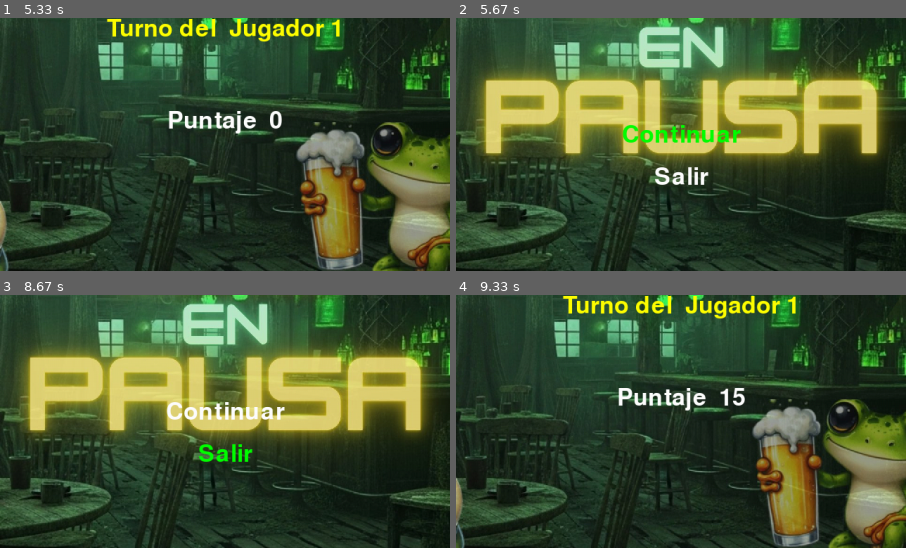
Above: before the commit, frames 1-4 (two rows, left to right).
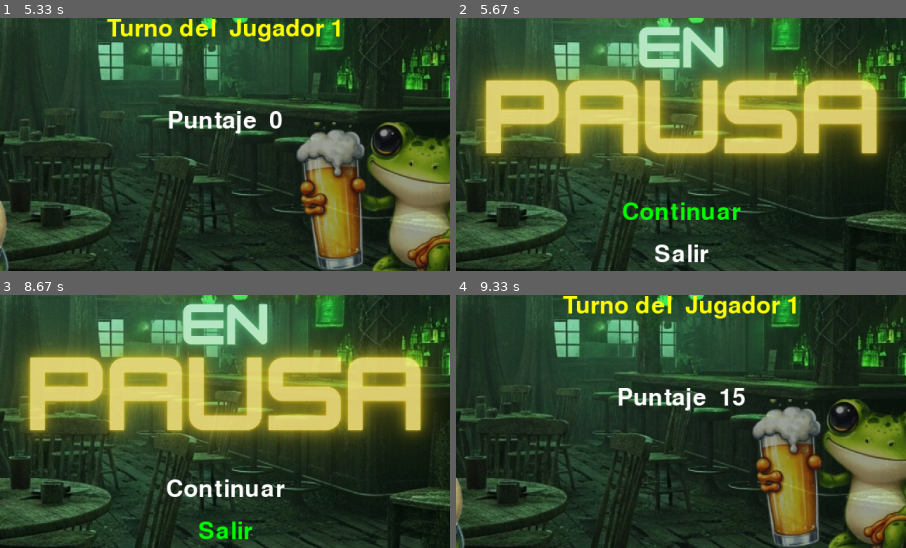
Above: after the commit, the same moments.

Repository: Carclox/bolirana
Game: pygame game, started from game/game.py
The game is run twice, just before and just after one commit, with the same random seed, the same clock (stepped at 60 frames per second) and the same inputs.
Inputs:
- Up to frame 1 (5.33 s): tap Enter at 0.33, 0.67, 5.13 s; tap Up at 1, 1.4, 1.7, 1.9, 2.2, 2.4, 2.7, 2.97, 3.3, 3.6, 3.73, 4.13, 4.43 s
- Up to frame 2 (5.67 s): tap Enter at 5.53 s
- Up to frame 3 (8.67 s): tap Enter at 5.83, 7.35, 7.57, 7.78, 8.58 s; tap Up at 6.12, 7.45 s; tap Down at 6.62 s; tap 8 at 8.2 s
- Up to frame 4 (9.33 s): tap Up at 8.68 s; tap Enter at 8.8 s; tap Down at 9.12 s
The pictures show only the part of the screen within x 25-75%, y 23-73%; the shares and areas given below are measured in that part.

Frame 1 is identical in both runs. In frame 2, 2.7% of the frame differs, in the area x 36-64%, y 42-97%; in frame 3, 2.7%; in frame 4, nothing differs.

Commit message:
correccion de bugs en sleep

Diff:
--- a/game/game.py
+++ b/game/game.py
@@ -75,8 +75,9 @@
             self.fonts['small'] = pygame.font.Font(os.path.join('assets', 'fonts', 'electromagnetic.otf'), 36) # arcade.ttf para texto pequeño
         except Exception as e:
             print(f"Error cargando fuentes: {e}")
-            # Puedes considerar cargar una fuente por defecto si falla
-            # self.fonts['large'] = pygame.font.Font(None, 74)
+            self.fonts['large'] = pygame.font.Font(None, 74)
+            self.fonts['medium'] = pygame.font.Font(None, 50)
+            self.fonts['small'] = pygame.font.Font(None, 36)
 
     def _load_sounds(self):
         try:
@@ -475,7 +476,7 @@
 
         #DrawingUtils.draw_text(screen, "PAUSA", self.game.resources.fonts['large'], Config.YELLOW, Config.SCREEN_WIDTH // 2, Config.SCREEN_HEIGHT // 4)
 
-        y_start = Config.SCREEN_HEIGHT // 2 - 30
+        y_start = Config.SCREEN_HEIGHT // 2 + 80
         for i, option in enumerate(self.options):
             color = Config.GREEN if self.selection_index == i else Config.WHITE
             DrawingUtils.draw_text(screen, option, self.game.resources.fonts['medium'], color, Config.SCREEN_WIDTH // 2, y_start + i * 60)
@@ -651,40 +652,38 @@
                     running = False
 
                 if event.type == pygame.KEYDOWN:
+                    key_name = None
                     if event.key in Config.KEY_MAPPING:
                         key_name = Config.KEY_MAPPING[event.key]
 
-                        # Lógica para el sonido de pulsación de tecla
-                        # Se reproduce si el sistema está despierto y no es una tecla de control de sistema
-                        # Y el sonido existe en los recursos.
-                        if self.is_system_awake and key_name not in ["SLEEP", "WAKEUP"] and self.resources.get_sound('button'):
+                    # 1. Manejo de la tecla 'S' para el temporizador de salida/sleep
+                    if event.key == pygame.K_s:
+                        if self.s_key_pressed_time == 0: # Si no estaba presionada, registrar el inicio
+                            self.s_key_pressed_time = pygame.time.get_ticks()
+
+                    # 2. Manejo de WAKEUP (si el sistema está dormido, cualquier tecla lo despierta)
+                    # Excluimos la tecla 'S' aquí para evitar conflictos con su lógica de larga pulsación/sleep.
+                    elif not self.is_system_awake and key_name: # Si estamos dormidos y se presiona CUALQUIER tecla (excepto 'S')
+                        self.handle_system_power("WAKEUP")
+                        # No procesamos más entradas en este frame, ya que el estado ha cambiado.
+                        continue # Salta al siguiente evento para evitar doble procesamiento
+
+
+                    # 3. Procesar entradas normales (si el sistema está despierto)
+                    if self.is_system_awake and key_name and key_name not in ["SLEEP", "WAKEUP"]: # "SLEEP" y "WAKEUP" se manejan fuera del state handler
+                        if self.resources.get_sound('button'):
                             self.resources.get_sound('button').play()
-
-                        # Manejo de la tecla 's' para suspensión y salida
-                        if event.key == pygame.K_s:
-                            if self.s_key_pressed_time == 0: # Si no estaba presionada, registrar el inicio
-                                self.s_key_pressed_time = pygame.time.get_ticks()
-
-                            # Si el sistema está despierto, intentar dormir; si está dormido, intentar despertar
-                            if self.is_system_awake:
-                                # Aquí ya se ha detectado el KEYDOWN de 's', así que la transición a SLEEP
-                                # la gestiona handle_system_power.
-                                # No es necesario llamar a handle_system_power("SLEEP") directamente aquí,
-                                # ya que la lógica de la pulsación prolongada tiene prioridad.
-                                pass # La acción de SLEEP ya se maneja al soltar la tecla o por pulsación prolongada
-                            else: # Si no está despierto, se asume que 's' es para despertar
-                                self.handle_system_power("WAKEUP")
-                        # Para otras teclas, si el sistema está despierto, se delega al estado actual
-                        elif self.is_system_awake:
-                            self.current_state_handler.handle_input(key_name)
+                        self.current_state_handler.handle_input(key_name)
+
 
                 elif event.type == pygame.KEYUP:
                     if event.key == pygame.K_s:
-                        # Si la tecla 's' se suelta y NO ha pasado el tiempo de long press (ya que si lo hizo, 'running' sería False)
-                        # esto significa que fue una pulsación corta, y si estábamos despiertos, era para dormir.
-                        if self.s_key_pressed_time != 0 and self.is_system_awake and (pygame.time.get_ticks() - self.s_key_pressed_time < 3000):
+                        # Si la tecla 'S' se suelta y fue una pulsación corta, y el sistema estaba despierto,
+                        # significa que el usuario quería ir al modo sleep.
+                        if self.s_key_pressed_time != 0 and self.is_system_awake and \
+                           (pygame.time.get_ticks() - self.s_key_pressed_time < 3000):
                             self.handle_system_power("SLEEP")
-                        self.s_key_pressed_time = 0 # Siempre resetear el tiempo al soltar la tecla
+                        self.s_key_pressed_time = 0 # Siempre reiniciar el tiempo al soltar la tecla
 
             # Lógica para detectar pulsación prolongada de la tecla 's' (para salir del programa)
             if self.s_key_pressed_time != 0 and pygame.time.get_ticks() - self.s_key_pressed_time > 3000:
Not shown, added: game/README.md
